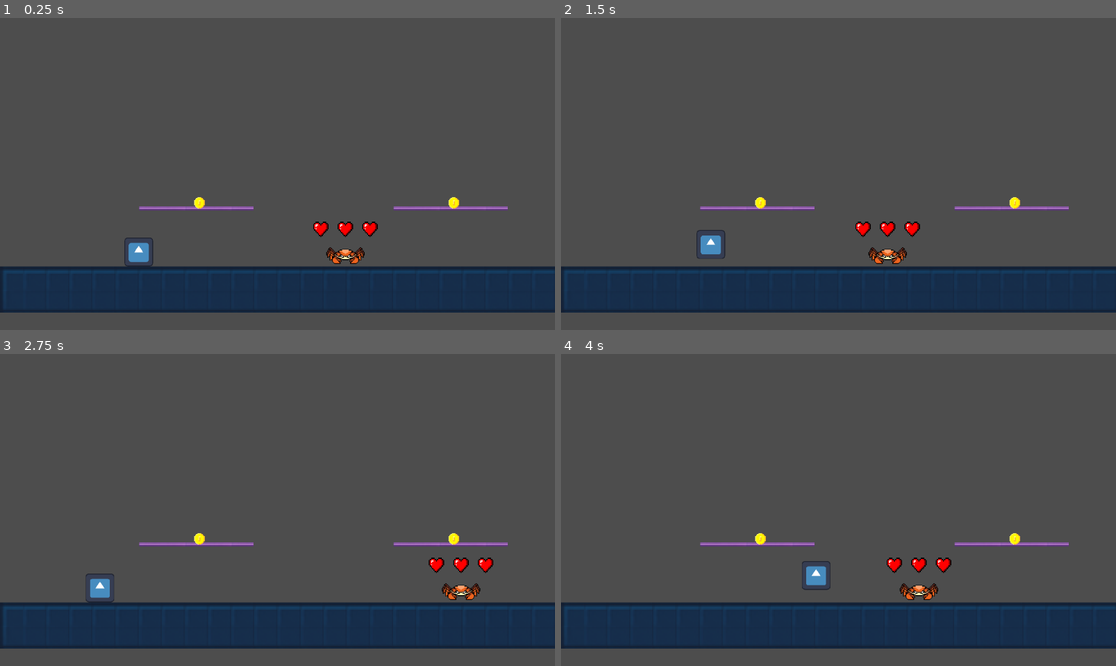
Above: before the commit, frames 1-4 (two rows, left to right).
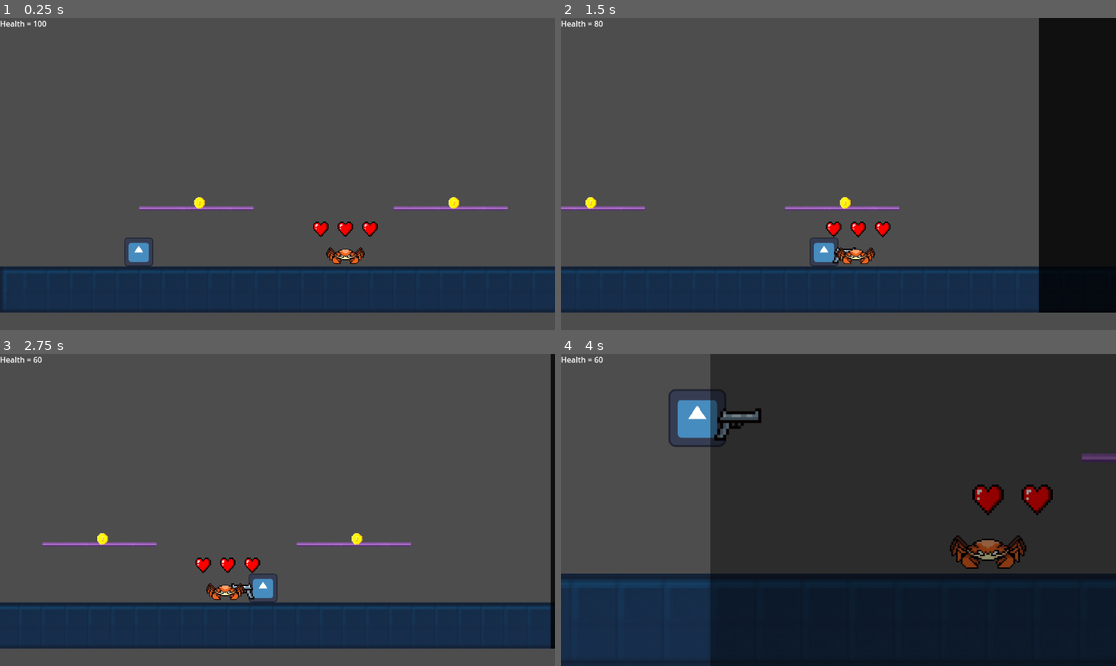
Above: after the commit, the same moments.

Repository: kartikeydino/Github_Project_Final_Prototype
Game: Godot game, scene res://scenes/game.tscn
Two runs of this game, one before a commit and one after it. Both use one fixed random seed, a clock stepped at 60 frames per second and the inputs below. The engine's default icon, where the game draws it, is replaced by a stand-in: a white triangle on a blue panel in a dark square.
Inputs (mouse positions are in pixels of both pictures, inside the frame that each line leads up to):
- Up to frame 1 (0.25 s): no input
- Up to frame 2 (1.5 s): move the mouse to (960, 158) at 0.52 s; hold Right (right) from 0.53 s (still down); tap E (e) at 0.6 s; tap Up (jump) at 0.77 s; move the mouse to (727, 189) at 1.27 s; tap C (chat) at 1.35 s
- Up to frame 3 (2.75 s): tap Up (jump) at 1.52 s; tap E (e) at 1.55, 2.1 s; move the mouse to (333, 441) at 2.02 s; release Right (right) at 2.03 s; hold Left (left) from 2.03 s (still down)
- Up to frame 4 (4 s): move the mouse to (810, 572) at 2.77 s; release Left (left) at 2.78 s; hold Right (right) from 2.78 s (still down); click (810, 572) at 2.85 s; tap Up (jump) at 3.02, 3.77 s; tap E (e) at 3.05, 3.6 s; move the mouse to (1005, 556) at 3.52 s

The runs differ from the first frame. In frame 1, less than 0.1% of the frame differs, in the area x 0-9%, y 0-3%; in frame 2, 16%; in frame 3, 3.7%; in frame 4, 77%, in the area x 0-100%, y 0-100%.

Commit message:
sooo 4.2 to 4.5
tried to do health, but has a glitch when i die

Diff:
--- a/project.godot
+++ b/project.godot
@@ -12,7 +12,7 @@
 
 config/name="Final Prototype(me)"
 run/main_scene="res://scenes/game.tscn"
-config/features=PackedStringArray("4.2", "Forward Plus")
+config/features=PackedStringArray("4.5", "Forward Plus")
 config/icon="res://icon.svg"
 
 [autoload]
@@ -23,26 +23,26 @@
 
 jump={
 "deadzone": 0.5,
-"events": [Object(InputEventKey,"resource_local_to_scene":fa …(175 unchanged characters)… ode":4194320,"key_label":0,"unicode":0,"echo":false,"script":null)
-, Object(InputEventKey,"resource_local_to_scene":false,"reso …(162 unchanged characters)… keycode":32,"key_label":0,"unicode":32,"echo":false,"script":null)
-, Object(InputEventKey,"resource_local_to_scene":false,"reso …(163 unchanged characters)… eycode":87,"key_label":0,"unicode":119,"echo":false,"script":null)
+"events": [Object(InputEventKey,"resource_local_to_scene":fa …(175 unchanged characters)… ode":4194320,"key_label":0,"unicode":0,"location":0,"echo":false,"script":null)
+, Object(InputEventKey,"resource_local_to_scene":false,"reso …(162 unchanged characters)… keycode":32,"key_label":0,"unicode":32,"location":0,"echo":false,"script":null)
+, Object(InputEventKey,"resource_local_to_scene":false,"reso …(163 unchanged characters)… eycode":87,"key_label":0,"unicode":119,"location":0,"echo":false,"script":null)
 ]
 }
 right={
 "deadzone": 0.5,
-"events": [Object(InputEventKey,"resource_local_to_scene":fa …(175 unchanged characters)… ode":4194321,"key_label":0,"unicode":0,"echo":false,"script":null)
-, Object(InputEventKey,"resource_local_to_scene":false,"reso …(163 unchanged characters)… eycode":68,"key_label":0,"unicode":100,"echo":false,"script":null)
+"events": [Object(InputEventKey,"resource_local_to_scene":fa …(175 unchanged characters)… ode":4194321,"key_label":0,"unicode":0,"location":0,"echo":false,"script":null)
+, Object(InputEventKey,"resource_local_to_scene":false,"reso …(163 unchanged characters)… eycode":68,"key_label":0,"unicode":100,"location":0,"echo":false,"script":null)
 ]
 }
 left={
 "deadzone": 0.5,
-"events": [Object(InputEventKey,"resource_local_to_scene":fa …(175 unchanged characters)… ode":4194319,"key_label":0,"unicode":0,"echo":false,"script":null)
-, Object(InputEventKey,"resource_local_to_scene":false,"reso …(162 unchanged characters)… keycode":65,"key_label":0,"unicode":97,"echo":false,"script":null)
+"events": [Object(InputEventKey,"resource_local_to_scene":fa …(175 unchanged characters)… ode":4194319,"key_label":0,"unicode":0,"location":0,"echo":false,"script":null)
+, Object(InputEventKey,"resource_local_to_scene":false,"reso …(162 unchanged characters)… keycode":65,"key_label":0,"unicode":97,"location":0,"echo":false,"script":null)
 ]
 }
 e={
 "deadzone": 0.5,
-"events": [Object(InputEventKey,"resource_local_to_scene":fa …(172 unchanged characters)… eycode":69,"key_label":0,"unicode":101,"echo":false,"script":null)
+"events": [Object(InputEventKey,"resource_local_to_scene":fa …(172 unchanged characters)… eycode":69,"key_label":0,"unicode":101,"location":0,"echo":false,"script":null)
 ]
 }
 left_mouse={
@@ -52,7 +52,7 @@
 }
 chat={
 "deadzone": 0.5,
-"events": [Object(InputEventKey,"resource_local_to_scene":fa …(171 unchanged characters)… keycode":67,"key_label":0,"unicode":99,"echo":false,"script":null)
+"events": [Object(InputEventKey,"resource_local_to_scene":fa …(171 unchanged characters)… keycode":67,"key_label":0,"unicode":99,"location":0,"echo":false,"script":null)
 ]
 }
 
--- a/scenes/game.tscn
+++ b/scenes/game.tscn
@@ -1,5 +1,6 @@
-[gd_scene load_steps=8 format=3 uid="uid://7y3nggd3g2wp"]
+[gd_scene load_steps=9 format=3 uid="uid://7y3nggd3g2wp"]
 
+[ext_resource type="Script" path="res://scripts/game.gd" id="1_uv8ih"]
 [ext_resource type="PackedScene" uid="uid://ctojtks6xfkq2" path="res://scenes/level_1.tscn" id="2_io8us"]
 [ext_resource type="PackedScene" uid="uid://lnwsvasuetke" path="res://scenes/player.tscn" id="2_stp4v"]
 [ext_resource type="PackedScene" uid="uid://cbg6da4heteqc" path="res://scenes/level_2.tscn" id="3_w7pmj"]
@@ -15,9 +16,17 @@
 size = Vector2(30.5, 237)
 
 [node name="game" type="Node2D"]
+script = ExtResource("1_uv8ih")
 
 [node name="Player" parent="." instance=ExtResource("2_stp4v")]
 position = Vector2(0, -16)
+
+[node name="CanvasLayer" type="CanvasLayer" parent="Player"]
+
+[node name="Label" type="Label" parent="Player/CanvasLayer"]
+offset_right = 64.0
+offset_bottom = 31.0
+text = "health = 100"
 
 [node name="level_1" parent="." instance=ExtResource("2_io8us")]
 
--- a/scripts/autoload.gd
+++ b/scripts/autoload.gd
@@ -7,3 +7,4 @@
 
 var levels_discovered: int = 1
 var player_speed: int = 230
+var player_health: int = 100
--- /dev/null
+++ b/scripts/game.gd
@@ -0,0 +1,12 @@
+extends Node2D
+
+@onready var label = $Player/CanvasLayer/Label
+
+# Called when the node enters the scene tree for the first time.
+func _ready():
+	label.text = "Health = 100"
+
+
+# Called every frame. 'delta' is the elapsed time since the previous frame.
+func _process(delta):
+	label.text = "Health = " + str(variables.player_health)
--- a/scripts/killzone.gd
+++ b/scripts/killzone.gd
@@ -3,6 +3,4 @@
 
 func _on_body_entered(body):
 	if body.has_method("player"):
-		get_tree().reload_current_scene()
-		variables.death_count += 1
-		variables.levels_discovered = 1
+		body.take_damage(20)
--- a/scripts/player.gd
+++ b/scripts/player.gd
@@ -8,7 +8,6 @@
 const JUMP_VELOCITY = -300.0
 var jump_count = 0
 
-# --- NEW: Coin Counter ---
 var coins = 0
 
 var bullet = preload("res://scenes/bullet.tscn")
@@ -24,7 +23,8 @@
 
 
 func _physics_process(delta):
-
+	if variables.player_health <= 0:
+		get_tree().reload_current_scene()
 	# Add the gravity.
 	if not is_on_floor():
 		velocity.y += gravity * delta
@@ -99,3 +99,13 @@
 func collect_coin(amount):
 	coins += amount
 	print("Coin collected! Total coins: " + str(coins))
+
+func take_damage(damage):
+	variables.player_health -= damage
+
+func death():
+	variables.death_count += 1
+	visible = false
+	await get_tree().create_timer(1).timeout
+	get_tree().reload_current_scene()
+	variables.player_health = 100
Not shown, added: dialogue/DialogPlayer.gd.uid
Not shown, added: dialogue/npc.gd.uid
Not shown, added: scripts/autoload.gd.uid
Not shown, added: scripts/bullet.gd.uid
Not shown, added: scripts/coin.gd.uid
Not shown, added: scripts/cutscene1-2.gd.uid
Not shown, added: scripts/cutscene_2_3.gd.uid
Not shown, added: scripts/enemy.gd.uid
Not shown, added: scripts/game.gd.uid
Not shown, added: scripts/killzone.gd.uid
Not shown, added: scripts/player.gd.uid
